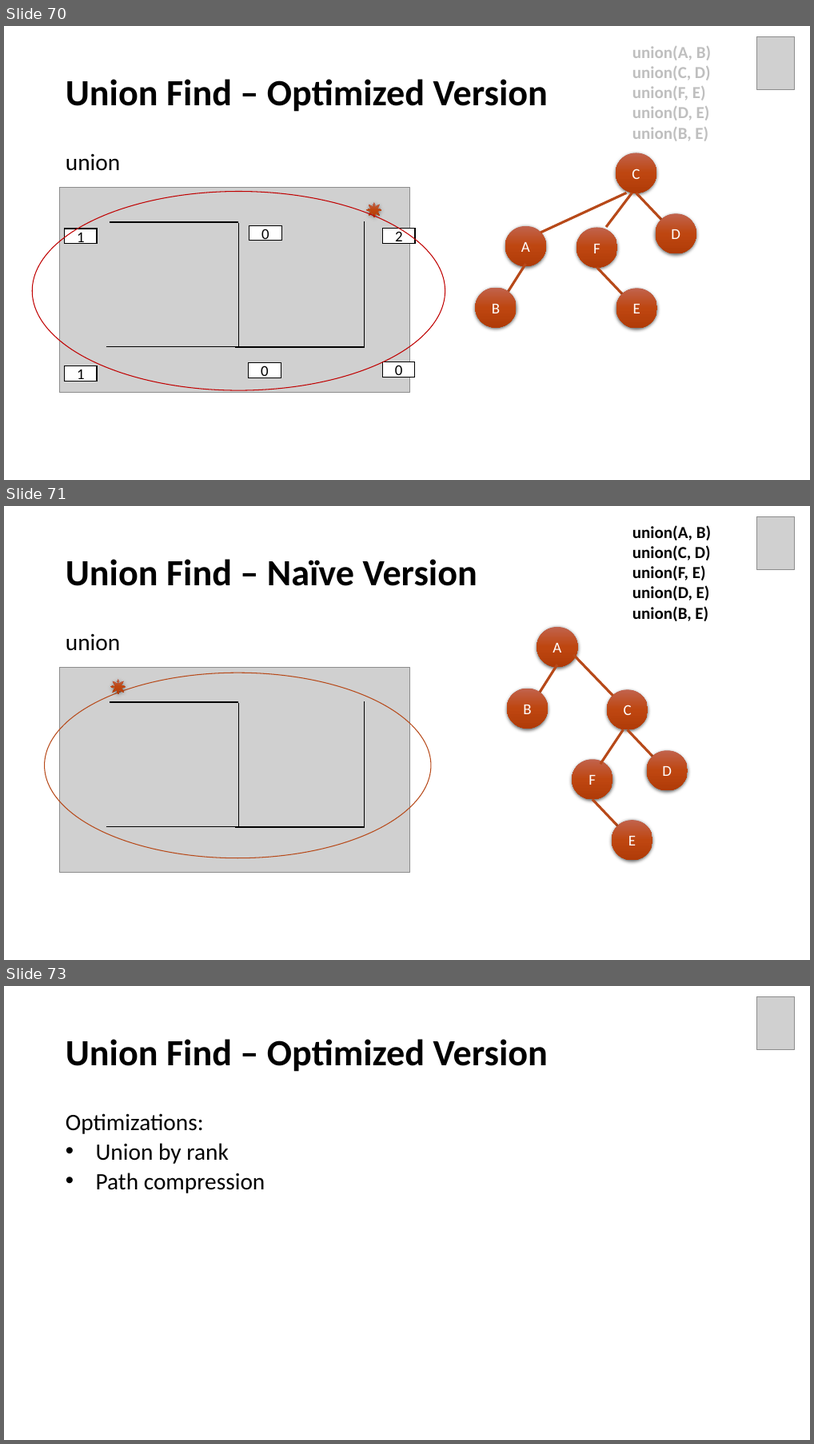
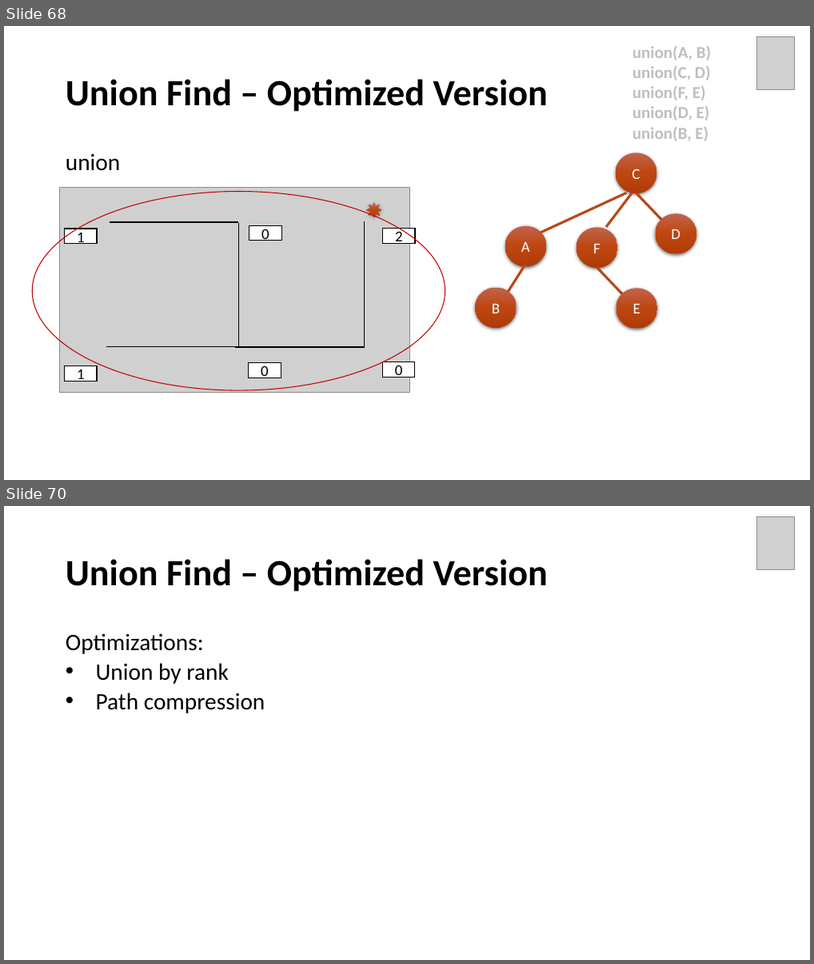
Before and after one commit to Neo-Hao/union-find, a slide deck: slides.pptx. Shown one above the other, each under a label of ours: slides 70, 71 and 73 before the commit, slides 68 and 70 after it; the slides between them are not shown. The pictures are 814x1444 and 814x964 pixels, drawn with LibreOffice and Linux fonts; fonts in the diff are those of the drawing; grey boxes stand for pictures. Boxes give left, top, right and bottom in pixels: in the first picture for what was removed or moved away, otherwise in the second. Text is boxed around its words. In the diff, an @@ line names an element or a change of style, - is before the commit and + after.

```diff
--- a/slides.pptx
+++ b/slides.pptx
@@ slide 71 removed at (4,506,810,960), background #FFFFFF @@
@@ text removed at (633,525,711,621) @@
-union(A, B)
-union(C, D)
-union(F, E)
-union(D, E)
-union(B, E)
@@ picture removed at (757,516,794,569) @@
@@ title removed at (66,559,478,586) @@
-Union Find – Naïve Version
@@ text removed at (66,634,120,651) @@
-union
@@ ellipse removed at (537,627,578,667) @@
-A
@@ ellipse removed at (45,672,431,857) @@
@@ picture removed at (60,667,410,872) @@
@@ line removed from (558, 664) to (538, 696) @@
@@ line removed from (574, 655) to (613, 696) @@
@@ sun removed at (110,679,126,694) @@
@@ ellipse removed at (507,688,549,728) @@
-B
@@ ellipse removed at (607,689,648,729) @@
-C
@@ line removed from (623, 729) to (601, 764) @@
@@ line removed from (628, 730) to (653, 756) @@
@@ ellipse removed at (572,759,613,799) @@
-F
@@ ellipse removed at (647,751,688,790) @@
-D
@@ line removed from (593, 800) to (618, 825) @@
@@ group removed at (106,701,365,828): 5 lines @@
@@ ellipse removed at (612,820,653,860) @@
-E
@@ what was slide 70 is now slide 68 @@
@@ what was slide 73 is now slide 70 @@
```
Also in this commit, not shown: 10 slides changed, 2 slides added, 5 other slides removed, 7 other files.
